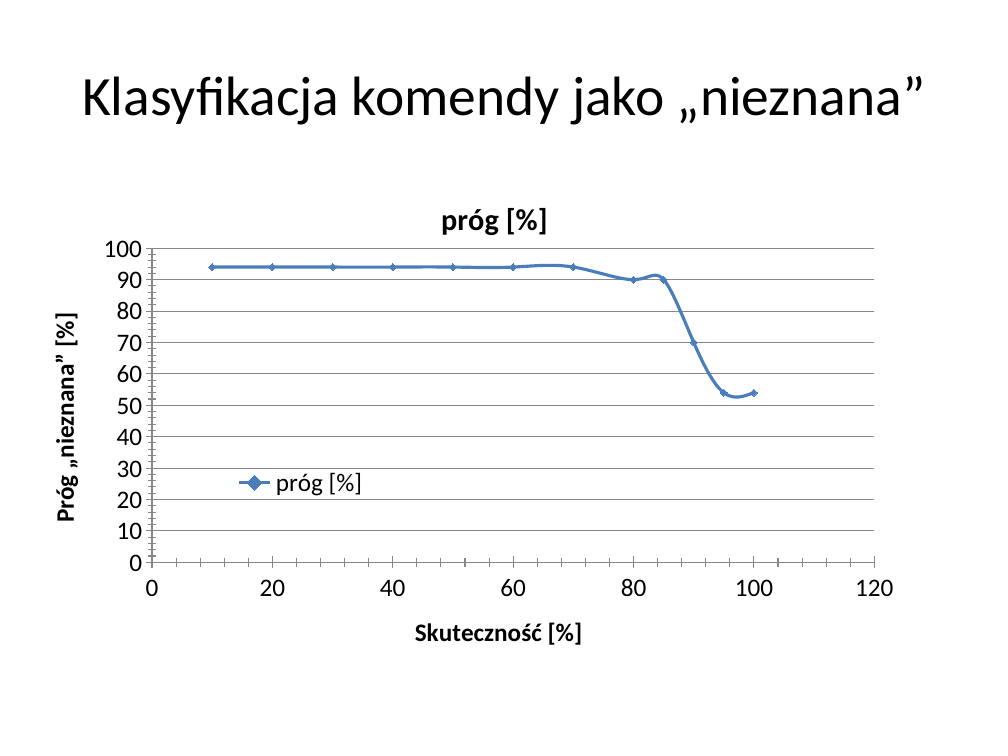
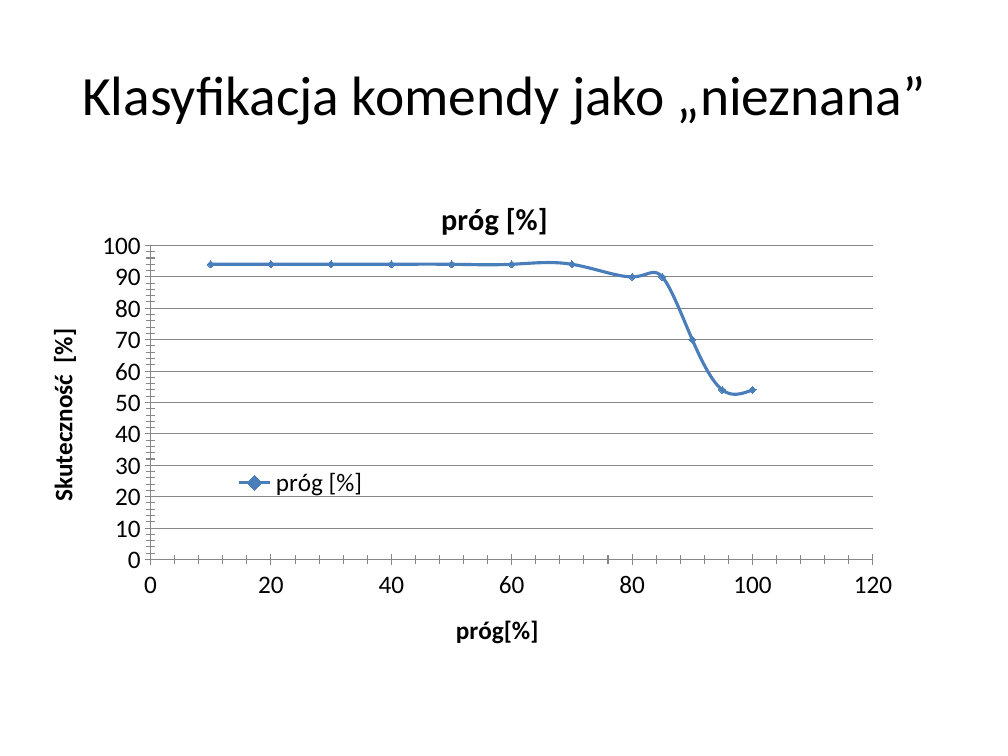
Before and after one commit to kaczanmo/projekt_j_nat_2013, a slide deck: slide 6 of prezentacja1/prezentacja1.pptx (slide 5 before the commit). Drawn at 1008x756 pixels with LibreOffice and Linux fonts; fonts in the diff are those of the drawing. Boxes give left, top, right and bottom in pixels: in the first picture for what was removed or moved away, otherwise in the second. Text is boxed around its words. In the diff, an @@ line names an element or a change of style, - is before the commit and + after.

```diff
--- a/prezentacja1/prezentacja1.pptx
+++ b/prezentacja1/prezentacja1.pptx
@@ scatter smooth chart at (31, 176, 958, 675) @@
@@ plot area changed @@
```
Also in this commit, not shown: 1 other slide changed, 1 slide added.
